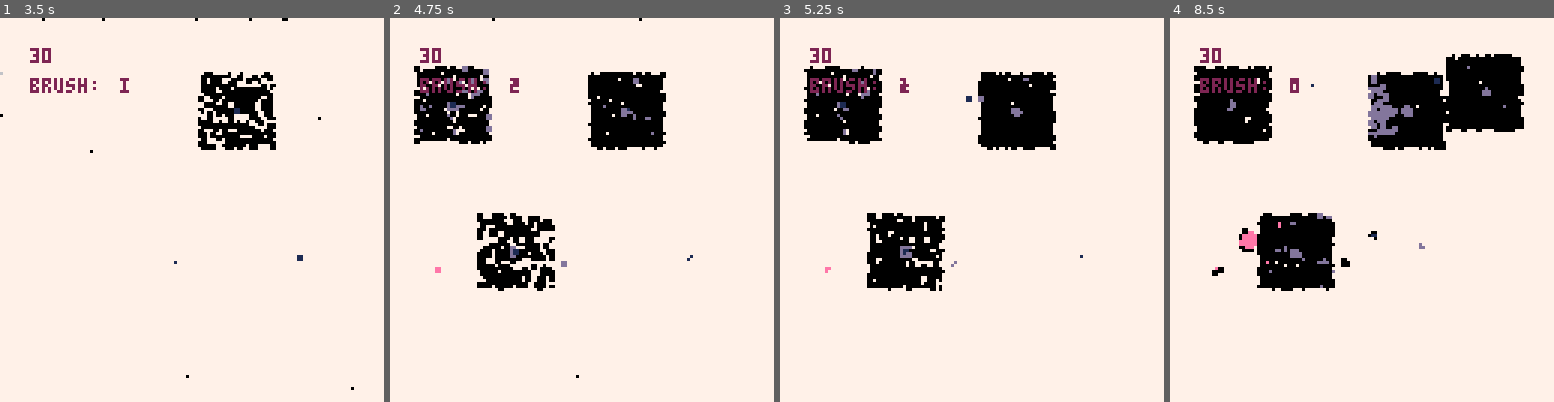
Above: before the commit, frames 1-4 (left to right).
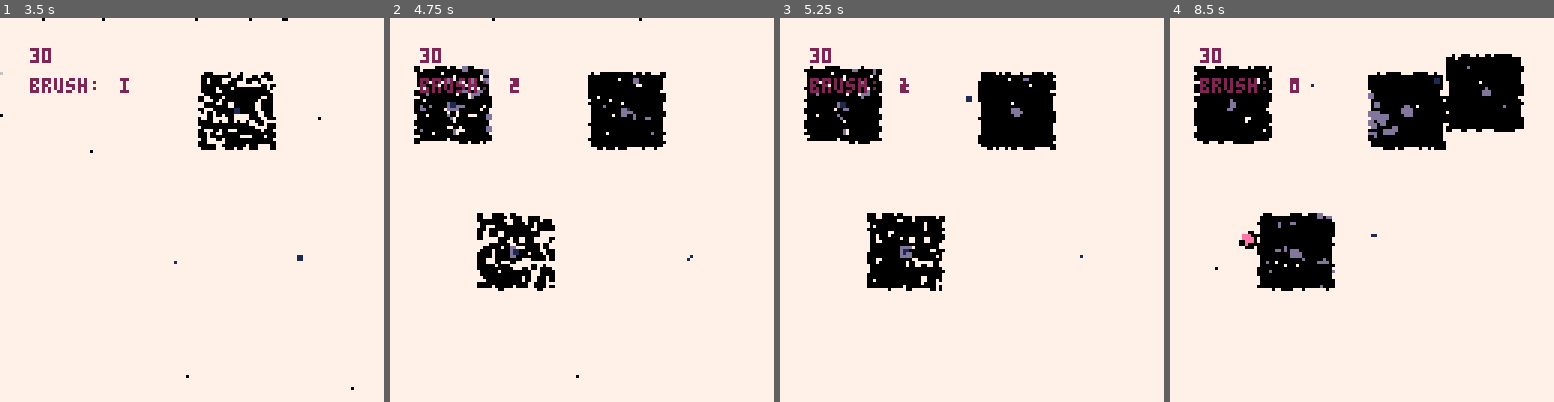
Above: after the commit, the same moments.

Repository: danslocombe/blobpaint-pico8
Game: PICO-8 cartridge blobpaint.p8
Same seed, same stepped clock (60 frames per second), same inputs: the game is played once before the commit and once after it.
Inputs (mouse positions are in pixels of both pictures, inside the frame that each line leads up to):
- Up to frame 1 (3.5 s): click (280, 121) at 0.67 s; click (46, 267) at 1.22 s; hold Right 1.6-2.1 s; click (107, 114) at 1.77 s; click (172, 259) at 2.32 s; hold Right 2.47-3.03 s; click (234, 106) at 2.87 s; hold Left from 3.08 s (still down); click (295, 256) at 3.42 s
- Up to frame 2 (4.75 s): release Left at 3.58 s; click (451, 102) at 3.97 s; hold Right 4.02-4.68 s; click (512, 248) at 4.52 s
- Up to frame 3 (5.25 s): click (964, 94) at 5.07 s; hold Left from 5.08 s (still down)
- Up to frame 4 (8.5 s): click (1419, 244) at 5.62 s; release Left at 5.68 s; hold Right 6.08-6.58 s; click (1481, 90) at 6.17 s; hold Right 6.63-7.13 s; click (1246, 236) at 6.72 s; click (1308, 83) at 7.27 s; hold Right 7.5-8.07 s; click (1369, 229) at 7.82 s; hold Left from 8.12 s (still down); click (1434, 79) at 8.37 s

Frame 1 is identical in both runs. In frame 2, less than 0.1% of the frame differs, in the area x 11-47%, y 63-67%; in frame 3, less than 0.1%; in frame 4, 0.7%, in the area x 10-67%, y 14-68%.

Commit message:
Change brush mult

Diff:
--- a/blobpaint.p8
+++ b/blobpaint.p8
@@ -95,7 +95,7 @@
   if left_pressed or right_pressed then
     t -= 1
 
-    local brush_mult = 4
+    local brush_mult = 2
     local brush_const = 1
     local brush_div = 10
     local brush_type = 0
